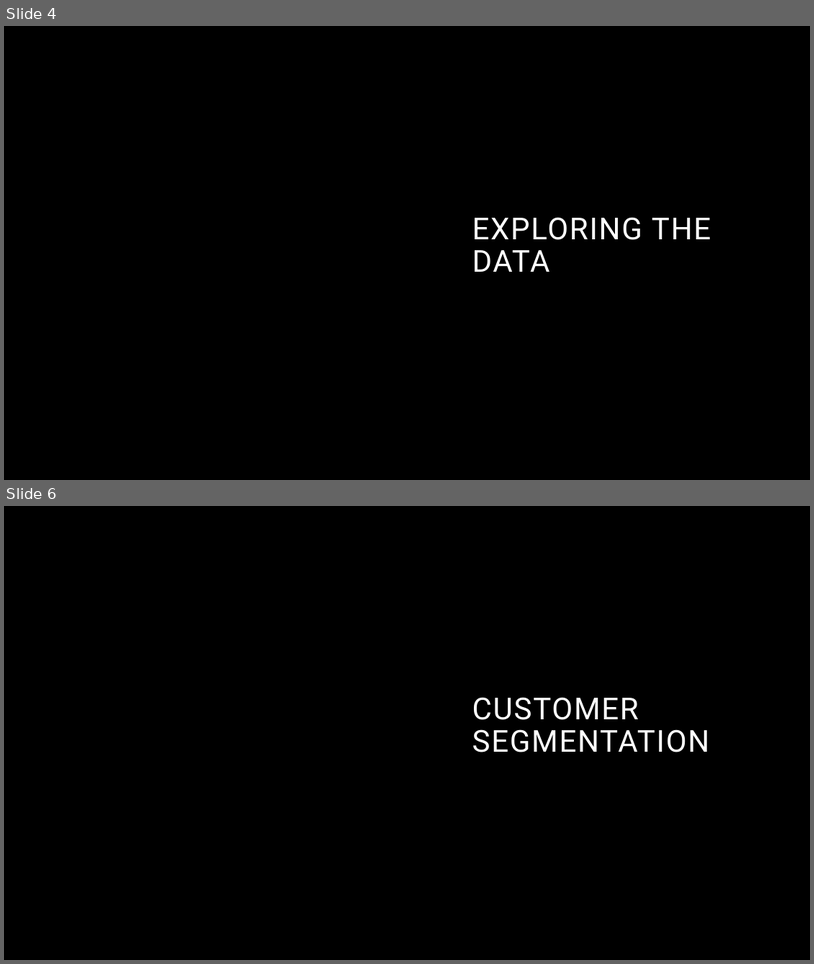
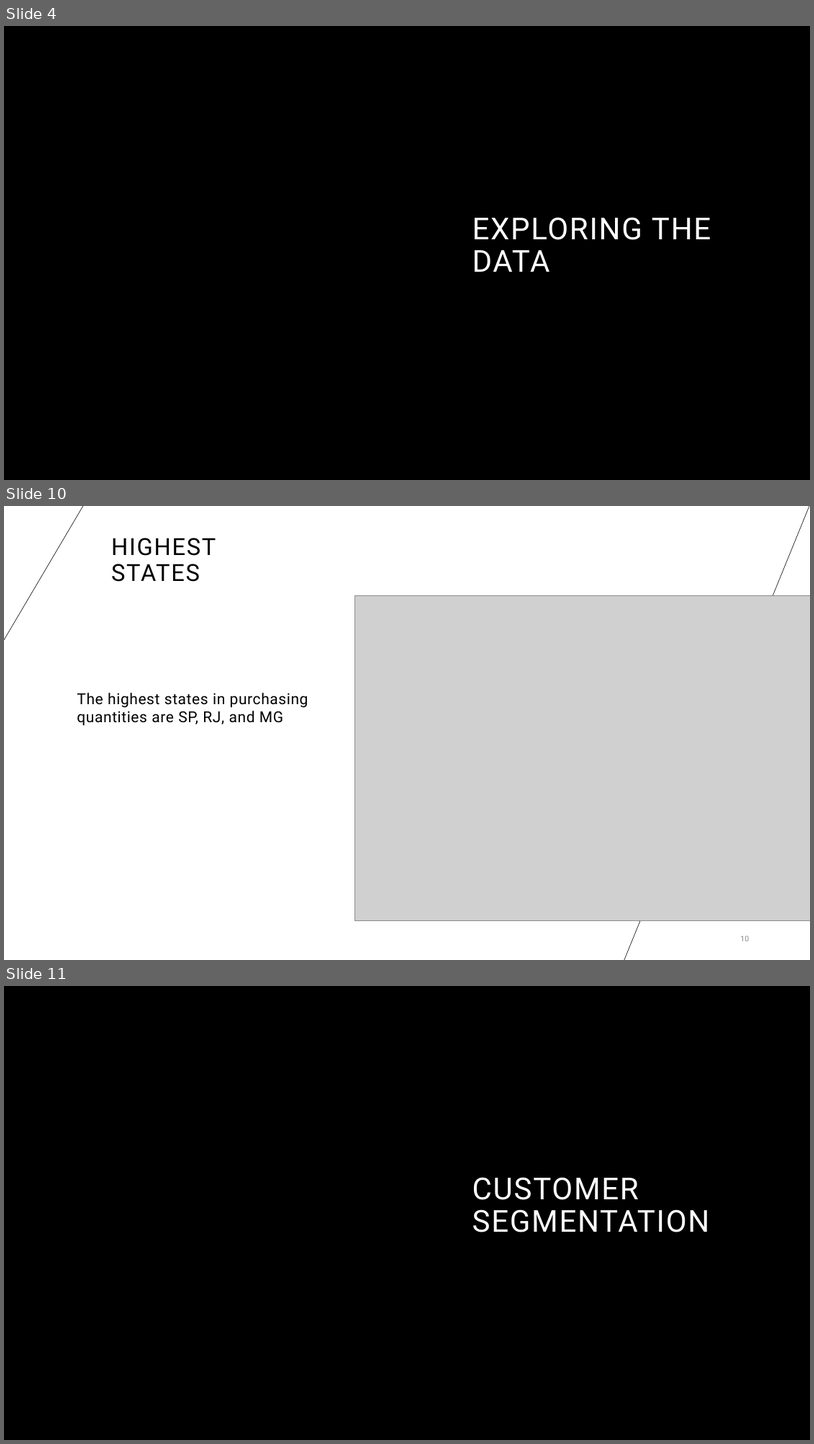
Before and after one commit to a7mdNasrr/Olist-Brazilian-E-commerce, a slide deck: Olist Brazilian E-commerce Presentation.pptx. Shown one above the other, each under a label of ours: slides 4 and 6 before the commit, slides 4, 10 and 11 after it; the slides between them are not shown. The pictures are 814x964 and 814x1444 pixels, drawn with LibreOffice and Linux fonts; fonts in the diff are those of the drawing; grey boxes stand for pictures; background and template pictures are left out. Boxes give left, top, right and bottom in pixels: in the first picture for what was removed or moved away, otherwise in the second. Text is boxed around its words. In the diff, an @@ line names an element or a change of style, - is before the commit and + after.

```diff
--- a/Olist Brazilian E-commerce Presentation.pptx
+++ b/Olist Brazilian E-commerce Presentation.pptx
@@ slide 10 added at bbox=[4, 506, 810, 960], background #FFFFFF @@
@@ line added from (4, 640) to (84, 506), #000000 0.5 pt @@
@@ line added from (810, 506) to (625, 960), #000000 0.5 pt @@
@@ title added at bbox=[111, 538, 216, 582], 28 pt, text #000000 @@
+HIGHEST STATES
@@ picture added at bbox=[355, 595, 810, 921] @@
@@ line added from (606, 605) to (810, 605), #000000 0.5 pt @@
@@ text added at bbox=[77, 692, 309, 726], 18 pt, text #000000 @@
+The highest states in purchasing quantities are SP, RJ, and MG
@@ page number added at bbox=[741, 935, 749, 941], 9 pt, text #8C8C8C @@
+10
@@ what was slide 6 is now slide 11 @@
```
Also in this commit, not shown: 6 slides changed, 6 other slides added.
